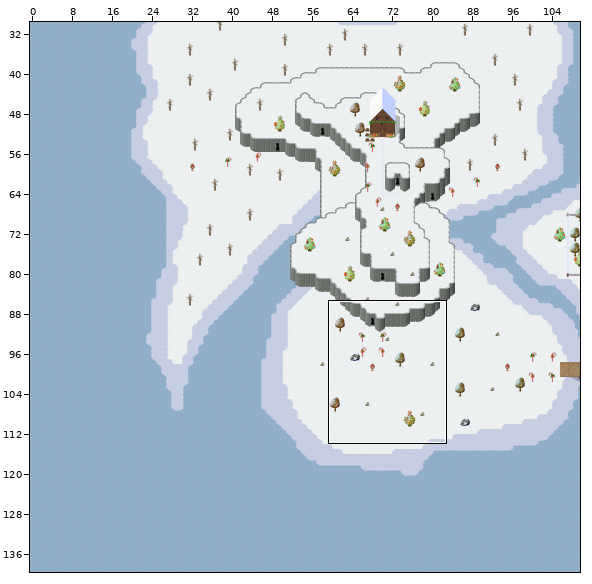
Level history. Tiled map: tmwdata/maps/010.tmx. The picture above shows the old version from afar; the outline marks the close-up.
Close-up. Earlier state:
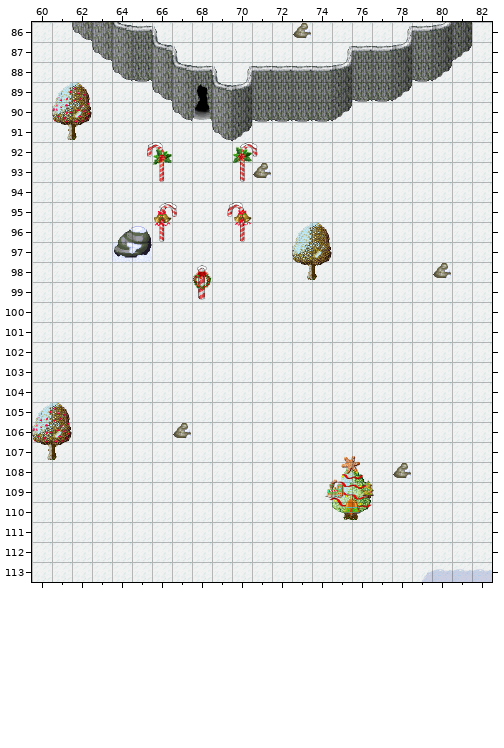
Cells are 32x32 px. Shown: x 60..82, y 86..113. The commit also changed other parts of the map, which this record leaves out.
Now the later version:
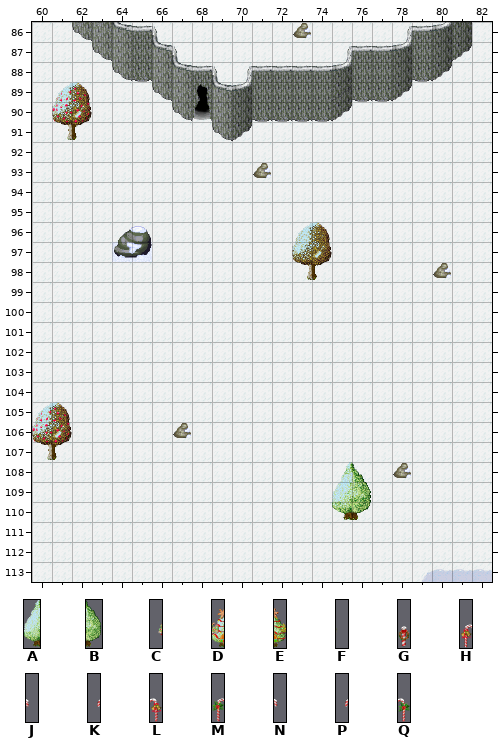
Key: from "Woodland_snow_x3": A 0, B 1; from "natalArvores_X4": C 0, D 1, E 2, F 3, G 12, H 15, J 16, K 19, L 20, M 27, N 28, P 31, Q 32.
_ is an empty cell.
Change:
Layer "fringe":
Tile D gives way to tile A in row 110 at x 75.
Tile E gives way to tile B in row 110 at x 76.
Tile C is gone in row 110 at x 74.
Tile F is gone in row 110 at x 77.
Tile G is gone in row 99 at x 68.
Tile H is gone in row 96 at x 66.
Tile J is gone in row 96 at x 67.
Tile K is gone in row 96 at x 69.
Tile L is gone in row 96 at x 70.
Tile M is gone in row 93 at x 70.
Tile N is gone in row 93 at x 71.
Tile P is gone in row 93 at x 65.
Tile Q is gone in row 93 at x 66.
